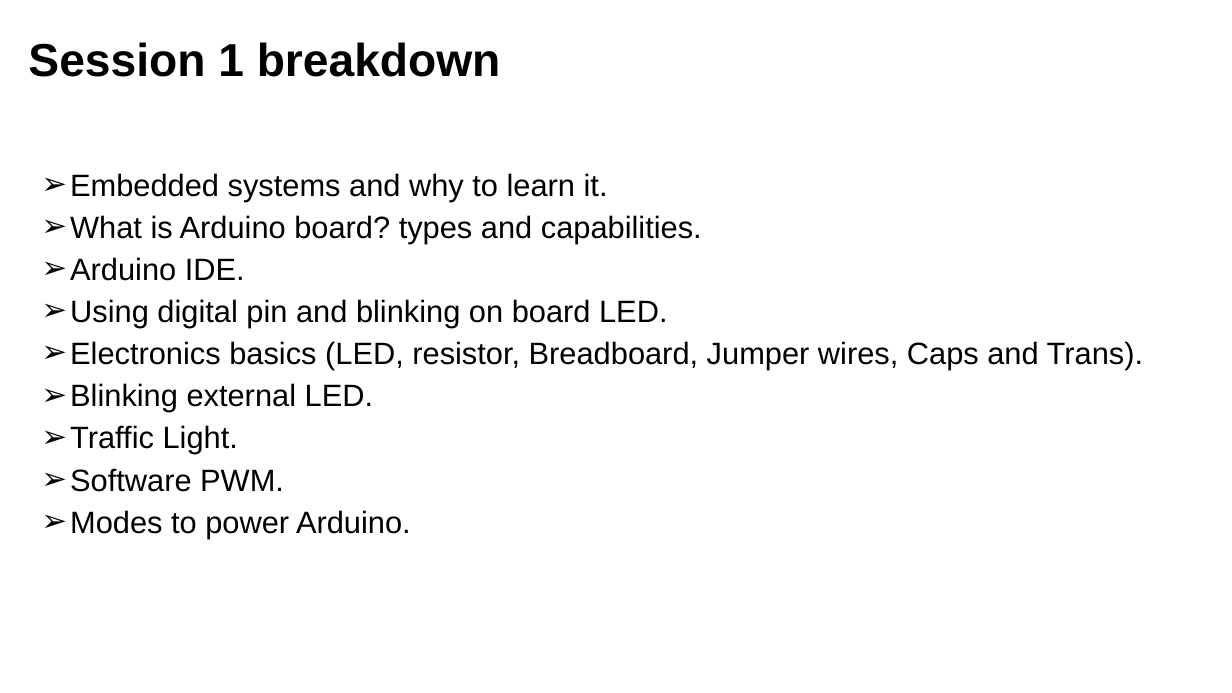
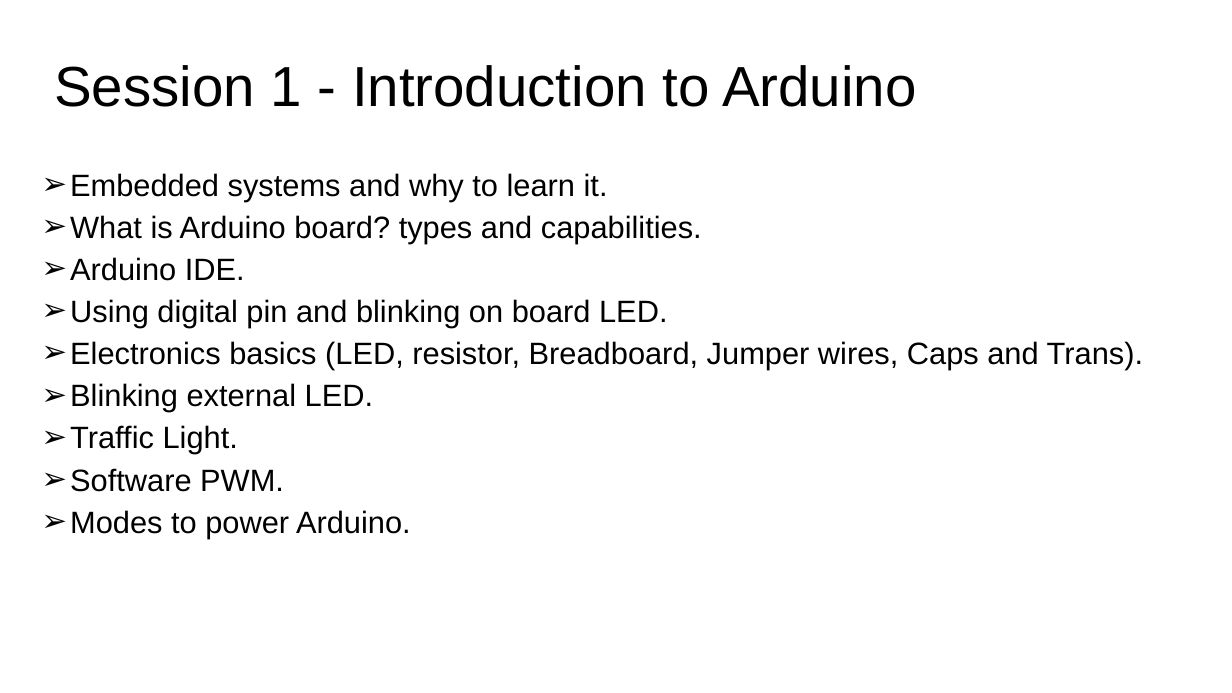
Before and after one commit to ShreimHossein/ArduinoCourse, a slide deck: slide 5 of course.pptx (slide 6 before the commit). Drawn at 1232x693 pixels with LibreOffice and Linux fonts; fonts in the diff are those of the drawing. Boxes give left, top, right and bottom in pixels: in the first picture for what was removed or moved away, otherwise in the second. Text is boxed around its words. In the diff, an @@ line names an element or a change of style, - is before the commit and + after.

Commit message:
session 1 doc/ppt

```diff
--- a/course.pptx
+++ b/course.pptx
@@ title removed at bbox=[28, 42, 501, 77] @@
-Session 1 breakdown
@@ title added at bbox=[54, 65, 916, 107], 44 pt, text #000000 @@
+Session 1 - Introduction to Arduino
```
Also in this commit, not shown: 2 other slides changed, 3 slides added, 1 slide removed, 1 other file.
